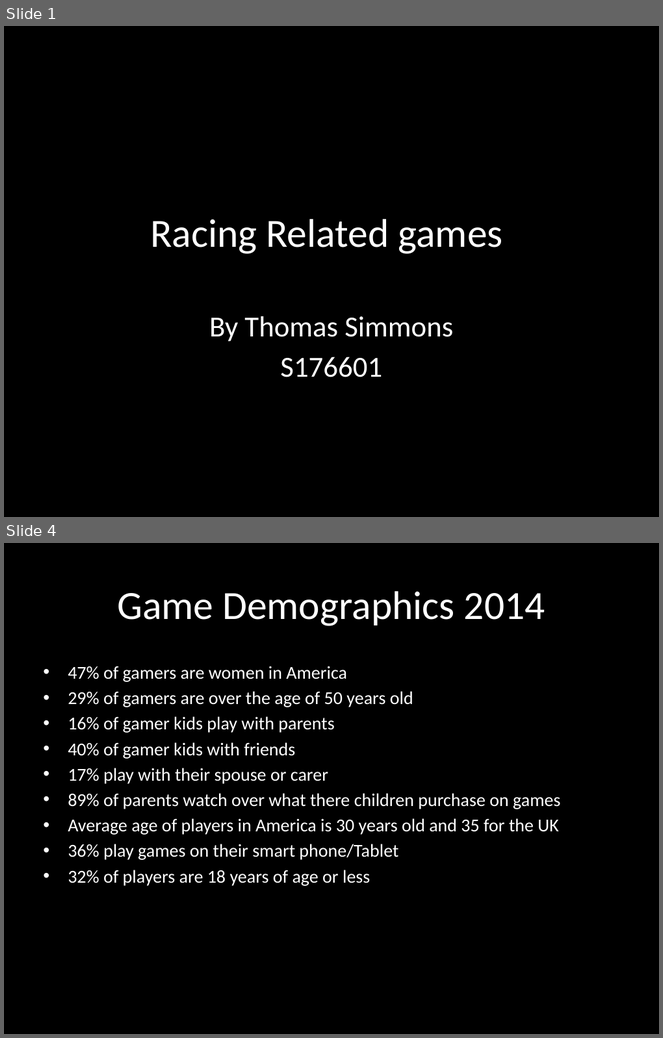
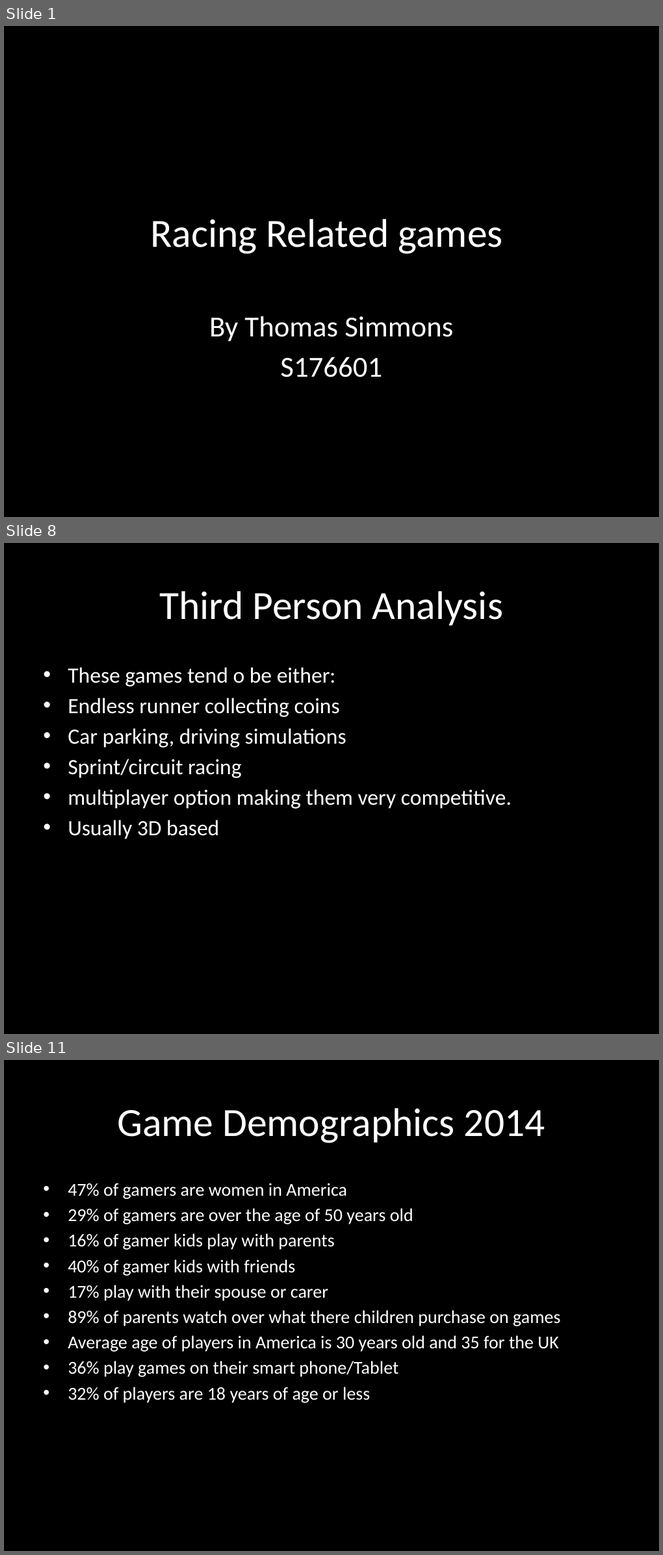
Before and after one commit to UoSGroupProjects1718/level-6-l6-group-9, a slide deck: Research/Racing Game/Racing Related games.pptx. Shown one above the other, each under a label of ours: slides 1 and 4 before the commit, slides 1, 8 and 11 after it; the slides between them are not shown. The pictures are 663x1038 and 663x1555 pixels, drawn with LibreOffice and Linux fonts; fonts in the diff are those of the drawing. Boxes give left, top, right and bottom in pixels: in the first picture for what was removed or moved away, otherwise in the second. Text is boxed around its words. In the diff, an @@ line names an element or a change of style, - is before the commit and + after.

Commit message:
Rcaing game
updated reserach of racing games

```diff
--- a/Research/Racing Game/Racing Related games.pptx
+++ b/Research/Racing Game/Racing Related games.pptx
@@ slide 8 added at <box>4,543,659,1034</box>, background #000000 @@
@@ title added at <box>159,591,503,626</box>, 44 pt, text #FFFFFF @@
+Third Person Analysis
@@ text added at <box>68,667,512,839</box>, 24 pt, text #FFFFFF @@
+• These games tend o be either:
+• Endless runner collecting coins
+• Car parking, driving simulations
+• Sprint/circuit racing
+• multiplayer option making them very competitive.
+• Usually 3D based
@@ what was slide 4 is now slide 11 @@
```
Also in this commit, not shown: 2 slides changed, 6 other slides added.
